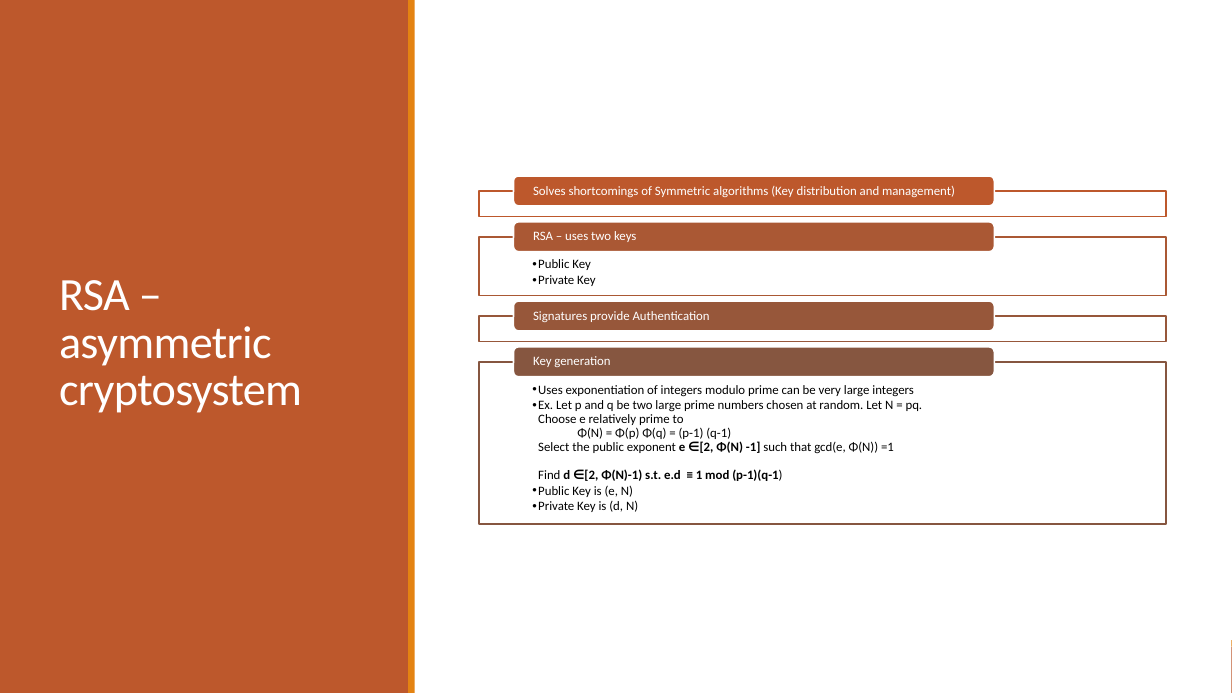
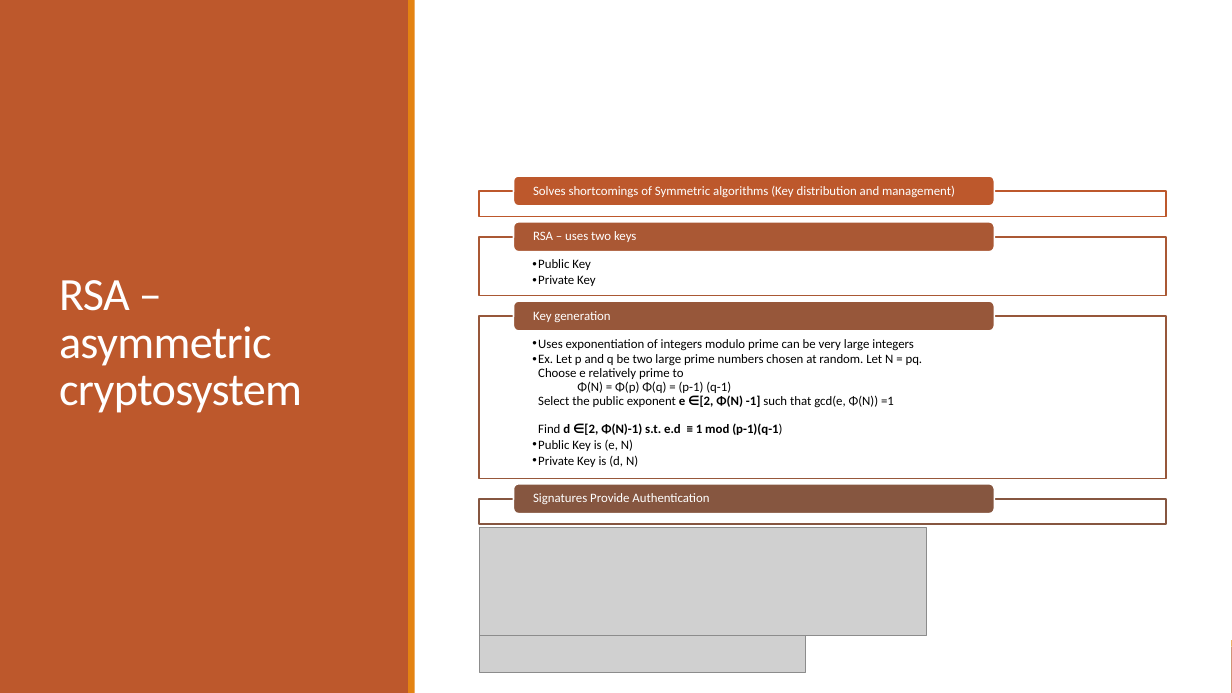
Before and after one commit to AFA20SCM50O/CS528, a slide deck: slide 13 of Documentation/Demo.pptx. Drawn at 1232x693 pixels with LibreOffice and Linux fonts; fonts in the diff are those of the drawing; grey boxes stand for pictures. Boxes give left, top, right and bottom in pixels: in the first picture for what was removed or moved away, otherwise in the second. Text is boxed around its words. In the diff, an @@ line names an element or a change of style, - is before the commit and + after.

```diff
--- a/Documentation/Demo.pptx
+++ b/Documentation/Demo.pptx
@@ text "Uses exponentiation of integers modulo ...": place and size @@
-text "Uses exponentiation of integers modulo ..." at box(538, 385, 923, 512)
+text "Uses exponentiation of integers modulo ..." at box(538, 339, 923, 467)
@@ rectangle: place and size @@
-rectangle at box(480, 316, 1166, 342)
+rectangle at box(480, 316, 1166, 479)
@@ text "Key generation": place and size @@
-text "Key generation" at box(533, 356, 610, 367)
+text "Key generation" at box(533, 311, 610, 322)
@@ rectangle: place and size @@
-rectangle at box(480, 362, 1166, 525)
+rectangle at box(480, 499, 1166, 525)
@@ rounded rectangle: place and size @@
-rounded rectangle at box(514, 347, 994, 376)
+rounded rectangle at box(514, 484, 994, 514)
@@ text at box(533, 493, 709, 504): text changed @@
-Signatures provide Authentication
+Signatures Provide Authentication
@@ picture added at box(480, 528, 927, 636) @@
@@ picture added at box(480, 636, 806, 673) @@
```
Also in this commit, not shown: 2 other slides changed, 1 slide added.
